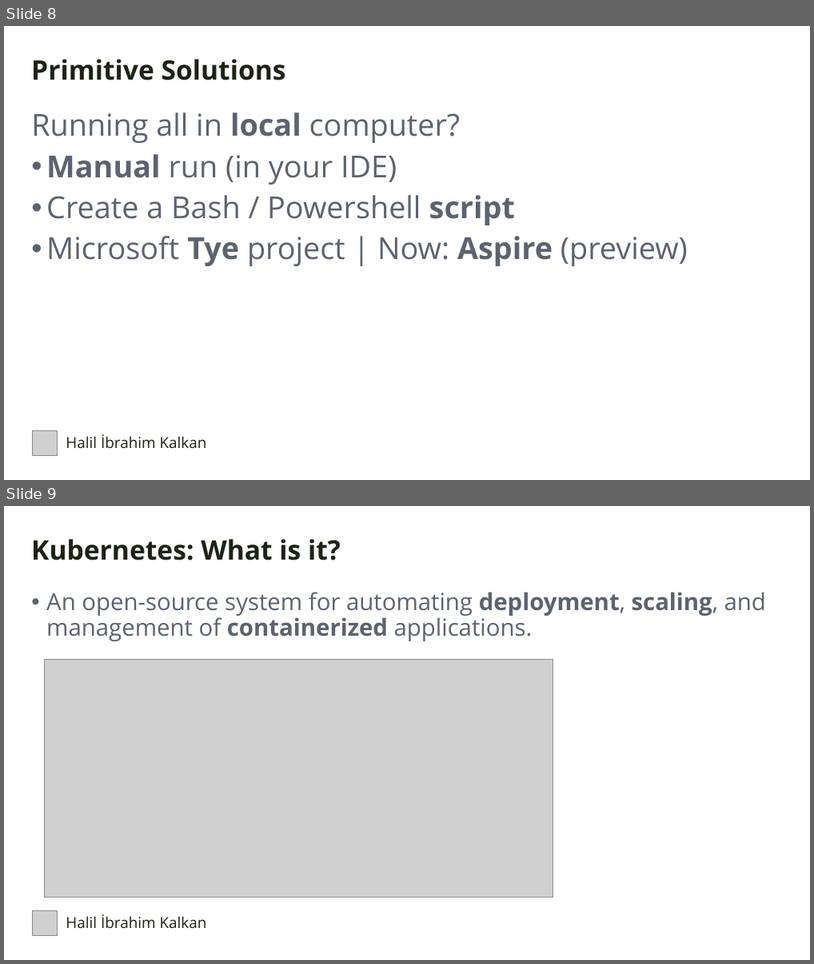
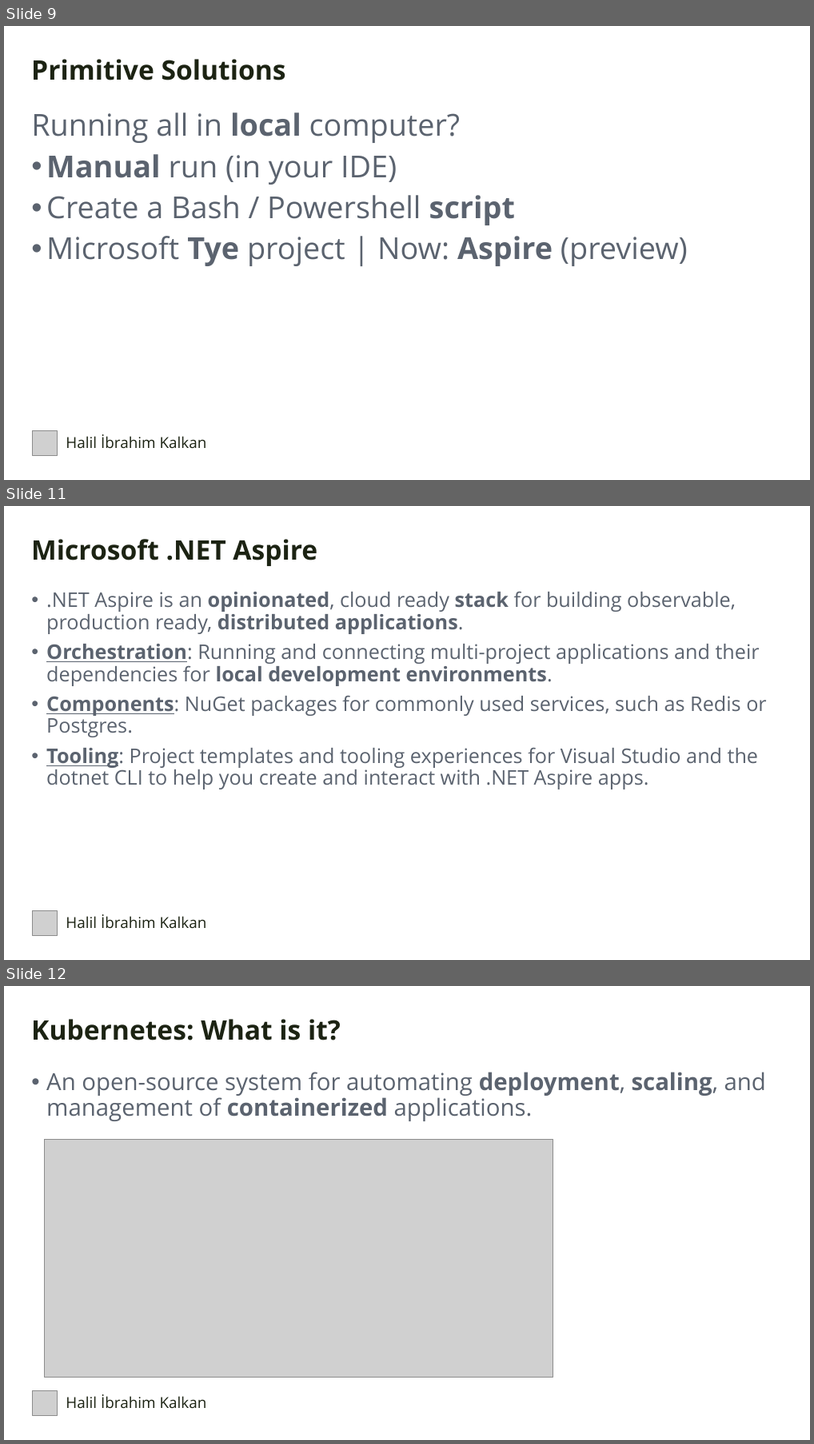
Before and after one commit to hikalkan/presentations, a slide deck: 2024-05-24 DevDays Kubernetes Integrated Dev Environment/Kubernetes Presentation.pptx. Shown one above the other, each under a label of ours: slides 8 and 9 before the commit, slides 9, 11 and 12 after it; the slides between them are not shown. The pictures are 814x964 and 814x1444 pixels, drawn with LibreOffice and Linux fonts; fonts in the diff are those of the drawing; grey boxes stand for pictures; background and template pictures are left out. Boxes give left, top, right and bottom in pixels: in the first picture for what was removed or moved away, otherwise in the second. Text is boxed around its words. In the diff, an @@ line names an element or a change of style, - is before the commit and + after.

```diff
--- a/2024-05-24 DevDays Kubernetes Integrated Dev Environment/Kubernetes Presentation.pptx
+++ b/2024-05-24 DevDays Kubernetes Integrated Dev Environment/Kubernetes Presentation.pptx
@@ slide 11 added at box(4, 506, 810, 960), background picture (left out) @@
@@ text added at box(31, 539, 318, 566), 32 pt, text #1C2313, bold @@
+Microsoft .NET Aspire
@@ text added at box(46, 591, 767, 789), 24 pt, text #5B636F @@
+• .NET Aspire is an opinionated, cloud ready stack for building observable, production ready, distributed applications.
+• Orchestration: Running and connecting multi-project applications and their dependencies for local development environments.
+• Components: NuGet packages for commonly used services, such as Redis or Postgres.
+• Tooling: Project templates and tooling experiences for Visual Studio and the dotnet CLI to help you create and interact with .NET Aspire apps.
@@ picture added at box(32, 910, 57, 935) @@
@@ text added at box(66, 914, 207, 928), 18 pt, text #1C2313 @@
+Halil İbrahim Kalkan
@@ what was slide 8 is now slide 9 @@
@@ what was slide 9 is now slide 12 @@
```
Also in this commit, not shown: 1 slide changed, 2 other slides added.
